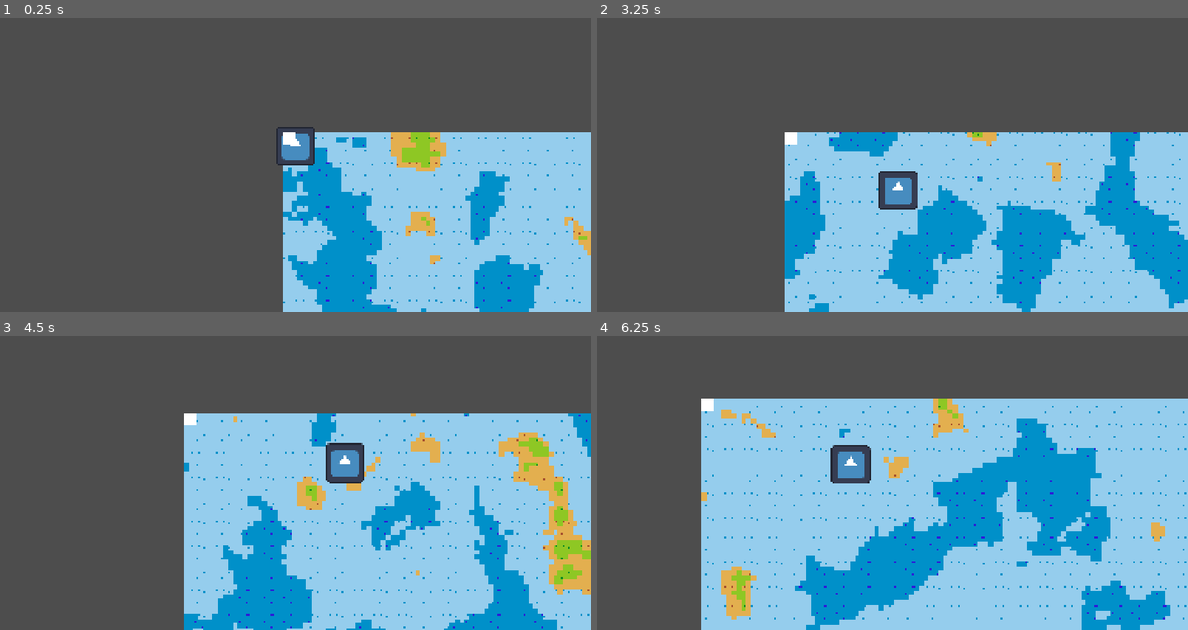
Above: before the commit, frames 1-4 (two rows, left to right).
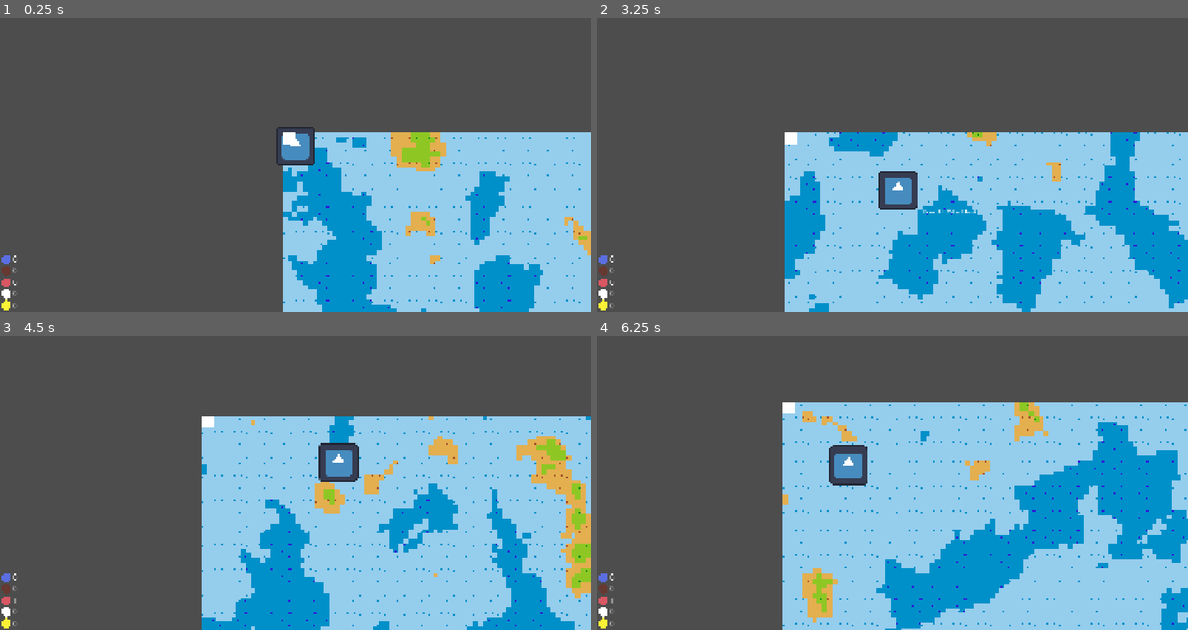
Above: after the commit, the same moments.

Repository: ygda-org/boat-chef
Game: Godot game, scene res://main/main.tscn
Same seed, same stepped clock (60 frames per second), same inputs: the game is played once before the commit and once after it. The engine's default icon, where the game draws it, is replaced by a stand-in: a white triangle on a blue panel in a dark square.
Inputs:
- Up to frame 1 (0.25 s): no input
- Up to frame 2 (3.25 s): tap Enter (ui_accept) at 0.5, 0.77, 1.52, 3.02 s; hold D (right) 0.53-1.28 s; tap E (interact, bound only after the commit) every 0.75 s from 0.6 to 2.85 s; hold S (down) 1.28-2.03 s; hold D (right) 2.03-2.78 s; hold W (up) from 2.78 s (still down)
- Up to frame 3 (4.5 s): tap E (interact, bound only after the commit) at 3.5, 3.6, 4.35 s; release W (up) at 3.53 s; hold A (left) from 3.53 s (still down); tap Enter (ui_accept) at 3.77 s
- Up to frame 4 (6.25 s): tap Enter (ui_accept) at 4.52, 6.02 s; release A (left) at 5.03 s; hold S (down) 5.03-5.78 s; tap E (interact, bound only after the commit) at 5.1, 5.85 s; hold D (right) from 5.78 s (still down)

The runs differ from the first frame. In frame 1, 0.2% of the frame differs, in the area x 0-3%, y 80-100%; in frame 2, 0.3%; in frame 3, 17%; in frame 4, 35%, in the area x 0-100%, y 21-100%.

Commit message:
Fruit Collection, Inventory System

Diff:
--- a/globals/game_state.gd
+++ b/globals/game_state.gd
@@ -1 +1,5 @@
 extends Node
+
+# Brown Yellow White Red Blue
+
+var inventory = [0,0,0,0,0]
--- /dev/null
+++ b/inventory/inventory.gd
@@ -0,0 +1,20 @@
+extends Control
+
+@onready var label_blue = $Labels/LabelBlue
+@onready var label_brown = $Labels/LabelBrown
+@onready var label_red = $Labels/LabelRed
+@onready var label_white = $Labels/LabelWhite
+@onready var label_yellow = $Labels/LabelYellow
+
+# Called when the node enters the scene tree for the first time.
+func _ready():
+	pass # Replace with function body.
+
+
+# Called every frame. 'delta' is the elapsed time since the previous frame.
+func _process(delta):
+	label_blue.text = str(GameState.inventory[0])
+	label_brown.text = str(GameState.inventory[1])
+	label_red.text = str(GameState.inventory[2])
+	label_white.text = str(GameState.inventory[3])
+	label_yellow.text = str(GameState.inventory[4])
--- /dev/null
+++ b/inventory/inventory.tscn
@@ -0,0 +1,84 @@
+[gd_scene format=3 uid="uid://dvk8alcqvh2tp"]
+
+[ext_resource type="Script" uid="uid://b7p5ik15uw5vx" path="res://inventory/inventory.gd" id="1_62wf1"]
+[ext_resource type="Texture2D" uid="uid://clhgqhwis1k5d" path="res://assets/programmer_art/fruits/blue.png" id="2_rsmrt"]
+[ext_resource type="Texture2D" uid="uid://d0wv7h4kuv7rr" path="res://assets/programmer_art/fruits/brown.png" id="3_f2511"]
+[ext_resource type="Texture2D" uid="uid://bxmgayu6wu417" path="res://assets/programmer_art/fruits/red.png" id="4_0dv6l"]
+[ext_resource type="Texture2D" uid="uid://cvmlo366aaonf" path="res://assets/programmer_art/fruits/white.png" id="5_022t5"]
+[ext_resource type="Texture2D" uid="uid://dijhhqo570114" path="res://assets/programmer_art/fruits/yellow.png" id="6_locsq"]
+
+[sub_resource type="LabelSettings" id="LabelSettings_c651c"]
+font_size = 24
+
+[node name="Inventory" type="Control" unique_id=2112623844]
+layout_mode = 3
+anchors_preset = 15
+anchor_right = 1.0
+anchor_bottom = 1.0
+grow_horizontal = 2
+grow_vertical = 2
+script = ExtResource("1_62wf1")
+
+[node name="Icons" type="Node" parent="." unique_id=333547143]
+
+[node name="Sprite2DBlue" type="Sprite2D" parent="Icons" unique_id=207457985]
+position = Vector2(21, 910)
+texture = ExtResource("2_rsmrt")
+
+[node name="Sprite2DBrown" type="Sprite2D" parent="Icons" unique_id=1519802871]
+position = Vector2(21, 947)
+texture = ExtResource("3_f2511")
+
+[node name="Sprite2DRed" type="Sprite2D" parent="Icons" unique_id=226415495]
+position = Vector2(21, 984)
+texture = ExtResource("4_0dv6l")
+
+[node name="Sprite2DWhite" type="Sprite2D" parent="Icons" unique_id=500648665]
+position = Vector2(21, 1021)
+texture = ExtResource("5_022t5")
+
+[node name="Sprite2DYellow" type="Sprite2D" parent="Icons" unique_id=428751601]
+position = Vector2(21, 1058)
+texture = ExtResource("6_locsq")
+
+[node name="Labels" type="Node" parent="." unique_id=1496231051]
+
+[node name="LabelBlue" type="Label" parent="Labels" unique_id=259840147]
+offset_left = 42.0
+offset_top = 892.0
+offset_right = 511.0
+offset_bottom = 926.0
+text = "1"
+label_settings = SubResource("LabelSettings_c651c")
+
+[node name="LabelBrown" type="Label" parent="Labels" unique_id=237337228]
+offset_left = 42.0
+offset_top = 929.0
+offset_right = 511.0
+offset_bottom = 963.0
+text = "1"
+label_settings = SubResource("LabelSettings_c651c")
+
+[node name="LabelRed" type="Label" parent="Labels" unique_id=378440194]
+offset_left = 42.0
+offset_top = 967.0
+offset_right = 511.0
+offset_bottom = 1001.0
+text = "1"
+label_settings = SubResource("LabelSettings_c651c")
+
+[node name="LabelWhite" type="Label" parent="Labels" unique_id=554965182]
+offset_left = 42.0
+offset_top = 1003.0
+offset_right = 511.0
+offset_bottom = 1037.0
+text = "1"
+label_settings = SubResource("LabelSettings_c651c")
+
+[node name="LabelYellow" type="Label" parent="Labels" unique_id=707316435]
+offset_left = 42.0
+offset_top = 1043.0
+offset_right = 511.0
+offset_bottom = 1077.0
+text = "1"
+label_settings = SubResource("LabelSettings_c651c")
--- a/main/main.tscn
+++ b/main/main.tscn
@@ -2,6 +2,8 @@
 
 [ext_resource type="PackedScene" uid="uid://gcyfi1th04di" path="res://player/boat.tscn" id="1_53q0u"]
 [ext_resource type="PackedScene" uid="uid://b5d8815yxgqtd" path="res://terrain/terrain.tscn" id="1_pjrb6"]
+[ext_resource type="PackedScene" uid="uid://de8qg8j7lpgiu" path="res://pick_up_fruit/pick_up_fruit.tscn" id="3_xwkvk"]
+[ext_resource type="PackedScene" uid="uid://dvk8alcqvh2tp" path="res://inventory/inventory.tscn" id="4_c651c"]
 
 [node name="Main" type="Node2D" unique_id=1176585748]
 
@@ -14,3 +16,12 @@
 [node name="ColorRect" type="ColorRect" parent="." unique_id=972865170]
 offset_right = 40.0
 offset_bottom = 40.0
+
+[node name="Node" type="Node" parent="." unique_id=951385476]
+
+[node name="Node2D" parent="Node" unique_id=1327538213 instance=ExtResource("3_xwkvk")]
+position = Vector2(448, 249)
+
+[node name="CanvasLayer" type="CanvasLayer" parent="." unique_id=781075957]
+
+[node name="Inventory" parent="CanvasLayer" unique_id=2112623844 instance=ExtResource("4_c651c")]
--- /dev/null
+++ b/pick_up_fruit/pick_up_fruit.gd
@@ -0,0 +1,34 @@
+extends Node2D
+
+@onready var boat = $"../../Boat"
+
+@onready var control = $Control
+
+var boat_in_area = false
+
+var fruit = (int)(randf_range(0,4.9999))
+
+# Called when the node enters the scene tree for the first time.
+func _ready():
+	randomize()
+
+# Called every frame. 'delta' is the elapsed time since the previous frame.
+func _process(delta):
+	# Make the E-Prompt visible/invisible
+	if boat_in_area == true:
+		control.visible = true
+	else:
+		control.visible = false
+
+	# If the boat is within range and player press E, increase inventory by 1 and queue_free
+	if boat_in_area == true and Input.is_action_just_pressed("interact"):
+		GameState.inventory[fruit] += 1
+		queue_free()
+
+func _on_area_2d_body_entered(body):
+	if body == boat:
+		boat_in_area = true
+
+func _on_area_2d_body_exited(body):
+	if body == boat:
+		boat_in_area = false
--- /dev/null
+++ b/pick_up_fruit/pick_up_fruit.tscn
@@ -0,0 +1,31 @@
+[gd_scene format=3 uid="uid://de8qg8j7lpgiu"]
+
+[ext_resource type="Script" uid="uid://8bkh62a4oysy" path="res://pick_up_fruit/pick_up_fruit.gd" id="1_j6gxb"]
+
+[sub_resource type="CircleShape2D" id="CircleShape2D_jwd6l"]
+radius = 58.137768
+
+[node name="Node2D" type="Node2D" unique_id=1327538213]
+z_index = 1
+script = ExtResource("1_j6gxb")
+
+[node name="Area2D" type="Area2D" parent="." unique_id=105313267]
+collision_layer = 0
+
+[node name="CollisionShape2D" type="CollisionShape2D" parent="Area2D" unique_id=600341663]
+shape = SubResource("CircleShape2D_jwd6l")
+
+[node name="Control" type="Control" parent="." unique_id=682394517]
+layout_mode = 3
+anchors_preset = 0
+offset_right = 40.0
+offset_bottom = 40.0
+
+[node name="Label" type="Label" parent="Control" unique_id=1836228505]
+layout_mode = 0
+offset_right = 40.0
+offset_bottom = 23.0
+text = "Press E to Collect Fruit"
+
+[connection signal="body_entered" from="Area2D" to="." method="_on_area_2d_body_entered"]
+[connection signal="body_exited" from="Area2D" to="." method="_on_area_2d_body_exited"]
--- a/player/boat.tscn
+++ b/player/boat.tscn
@@ -3,7 +3,12 @@
 [ext_resource type="Texture2D" uid="uid://b1noms3dhsr3y" path="res://assets/icon.svg" id="1_38ni2"]
 [ext_resource type="Script" uid="uid://ce5smsbmncmp1" path="res://player/boat.gd" id="1_xptij"]
 
+[sub_resource type="CapsuleShape2D" id="CapsuleShape2D_jwd6l"]
+radius = 63.0
+height = 126.0
+
 [node name="Boat" type="CharacterBody2D" unique_id=1640580263]
+collision_mask = 3
 script = ExtResource("1_xptij")
 
 [node name="Sprite2D" type="Sprite2D" parent="." unique_id=474628985]
@@ -11,3 +16,6 @@
 
 [node name="Camera2D" type="Camera2D" parent="." unique_id=1855838448]
 position_smoothing_enabled = true
+
+[node name="CollisionShape2D" type="CollisionShape2D" parent="." unique_id=846610951]
+shape = SubResource("CapsuleShape2D_jwd6l")
--- a/project.godot
+++ b/project.godot
@@ -52,6 +52,16 @@
 , Object(InputEventKey,"resource_local_to_scene":false,"resource_name":"","device":-1,"window_id":0,"alt_pressed":false …(186 unchanged characters)…
 ]
 }
+interact={
+"deadzone": 0.2,
+"events": [Object(InputEventKey,"resource_local_to_scene":false,"resource_name":"","device":-1,"window_id":0,"alt_pressed":false,"shift_pressed":false,"ctrl_pressed":false,"meta_pressed":false,"pressed":false,"keycode":0,"physical_keycode":69,"key_label":0,"unicode":101,"location":0,"echo":false,"script":null)
+]
+}
+
+[layer_names]
+
+2d_physics/layer_1="Boat"
+2d_physics/layer_2="Terrain"
 
 [physics]
 
--- a/terrain/terrain.tscn
+++ b/terrain/terrain.tscn
@@ -9,9 +9,13 @@
 [sub_resource type="TileSetAtlasSource" id="TileSetAtlasSource_2ilfp"]
 texture = ExtResource("2_l7s0s")
 0:0/0 = 0
+0:0/0/physics_layer_0/polygon_0/points = PackedVector2Array(-8, -8, 8, -8, 8, 8, -8, 8)
 1:0/0 = 0
+1:0/0/physics_layer_0/polygon_0/points = PackedVector2Array(-8, -8, 8, -8, 8, 8, -8, 8)
 2:0/0 = 0
+2:0/0/physics_layer_0/polygon_0/points = PackedVector2Array(-8, -8, 8, -8, 8, 8, -8, 8)
 3:0/0 = 0
+3:0/0/physics_layer_0/polygon_0/points = PackedVector2Array(-8, -8, 8, -8, 8, 8, -8, 8)
 4:0/0 = 0
 5:0/0 = 0
 6:0/0 = 0
@@ -21,8 +25,11 @@
 10:0/0 = 0
 11:0/0 = 0
 0:1/0 = 0
+0:1/0/physics_layer_0/polygon_0/points = PackedVector2Array(-8, -8, 8, -8, 8, 8, -8, 8)
 1:1/0 = 0
+1:1/0/physics_layer_0/polygon_0/points = PackedVector2Array(-8, -8, 8, -8, 8, 8, -8, 8)
 2:1/0 = 0
+2:1/0/physics_layer_0/polygon_0/points = PackedVector2Array(-8, -8, 8, -8, 8, 8, -8, 8)
 4:1/0 = 0
 5:1/0 = 0
 6:1/0 = 0
@@ -30,8 +37,11 @@
 9:1/0 = 0
 10:1/0 = 0
 0:2/0 = 0
+0:2/0/physics_layer_0/polygon_0/points = PackedVector2Array(-8, -8, 8, -8, 8, 8, -8, 8)
 1:2/0 = 0
+1:2/0/physics_layer_0/polygon_0/points = PackedVector2Array(-8, -8, 8, -8, 8, 8, -8, 8)
 2:2/0 = 0
+2:2/0/physics_layer_0/polygon_0/points = PackedVector2Array(-8, -8, 8, -8, 8, 8, -8, 8)
 4:2/0 = 0
 5:2/0 = 0
 6:2/0 = 0
@@ -39,9 +49,13 @@
 9:2/0 = 0
 10:2/0 = 0
 0:3/0 = 0
+0:3/0/physics_layer_0/polygon_0/points = PackedVector2Array(-8, -8, 8, -8, 8, 8, -8, 8)
 1:3/0 = 0
+1:3/0/physics_layer_0/polygon_0/points = PackedVector2Array(-8, -8, 8, -8, 8, 8, -8, 8)
 2:3/0 = 0
+2:3/0/physics_layer_0/polygon_0/points = PackedVector2Array(-8, -8, 8, -8, 8, 8, -8, 8)
 3:3/0 = 0
+3:3/0/physics_layer_0/polygon_0/points = PackedVector2Array(-8, -8, 8, -8, 8, 8, -8, 8)
 4:3/0 = 0
 5:3/0 = 0
 6:3/0 = 0
@@ -49,19 +63,30 @@
 8:3/0 = 0
 9:3/0 = 0
 0:4/0 = 0
+0:4/0/physics_layer_0/polygon_0/points = PackedVector2Array(-8, -8, 8, -8, 8, 8, -8, 8)
 1:4/0 = 0
+1:4/0/physics_layer_0/polygon_0/points = PackedVector2Array(-8, -8, 8, -8, 8, 8, -8, 8)
 2:4/0 = 0
+2:4/0/physics_layer_0/polygon_0/points = PackedVector2Array(-8, -8, 8, -8, 8, 8, -8, 8)
 4:4/0 = 0
 5:4/0 = 0
 6:4/0 = 0
 0:5/0 = 0
+0:5/0/physics_layer_0/polygon_0/points = PackedVector2Array(-8, -8, 8, -8, 8, 8, -8, 8)
 1:5/0 = 0
+1:5/0/physics_layer_0/polygon_0/points = PackedVector2Array(-8, -8, 8, -8, 8, 8, -8, 8)
 2:5/0 = 0
+2:5/0/physics_layer_0/polygon_0/points = PackedVector2Array(-8, -8, 8, -8, 8, 8, -8, 8)
 4:5/0 = 0
 5:5/0 = 0
 6:5/0 = 0
+3:4/0 = 0
+3:5/0 = 0
+3:2/0 = 0
+3:1/0 = 0
 
 [sub_resource type="TileSet" id="TileSet_55d6i"]
+physics_layer_0/collision_layer = 2
 sources/0 = SubResource("TileSetAtlasSource_2ilfp")
 
 [node name="Terrain" type="Node2D" unique_id=544464051]
Binary file added: assets/programmer_art/fruits/blue.png
Not shown, added: assets/programmer_art/fruits/blue.png.import
Binary file added: assets/programmer_art/fruits/brown.png
Not shown, added: assets/programmer_art/fruits/brown.png.import
Binary file added: assets/programmer_art/fruits/red.png
Not shown, added: assets/programmer_art/fruits/red.png.import
Binary file added: assets/programmer_art/fruits/white.png
Not shown, added: assets/programmer_art/fruits/white.png.import
Binary file added: assets/programmer_art/fruits/yellow.png
Not shown, added: assets/programmer_art/fruits/yellow.png.import
Not shown, added: inventory/inventory.gd.uid
Not shown, added: pick_up_fruit/pick_up_fruit.gd.uid
(and 1 more such lines)
